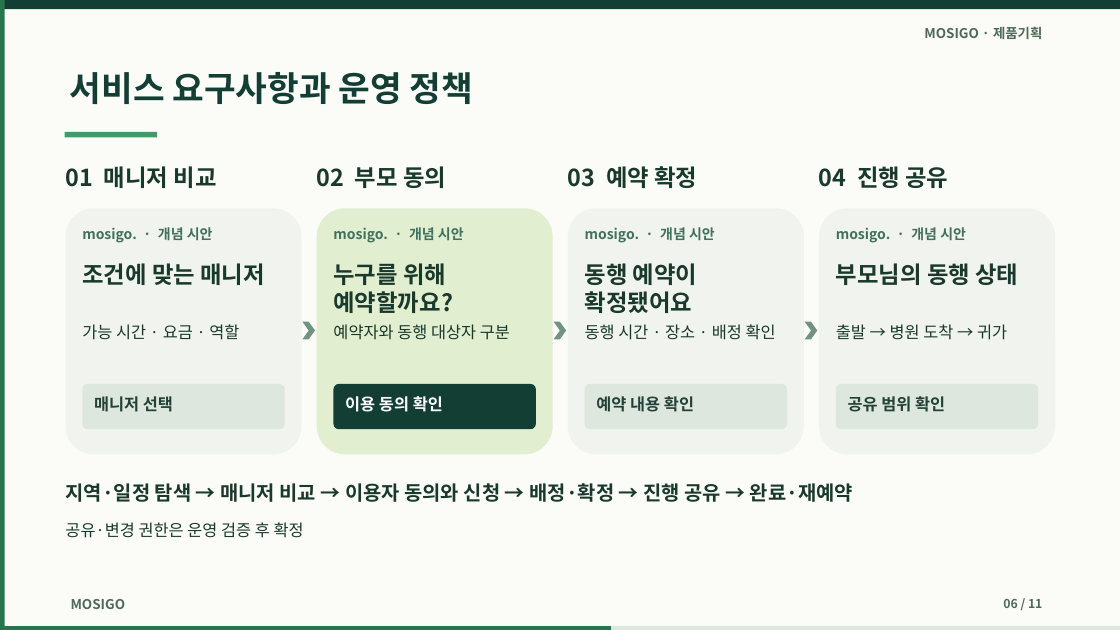
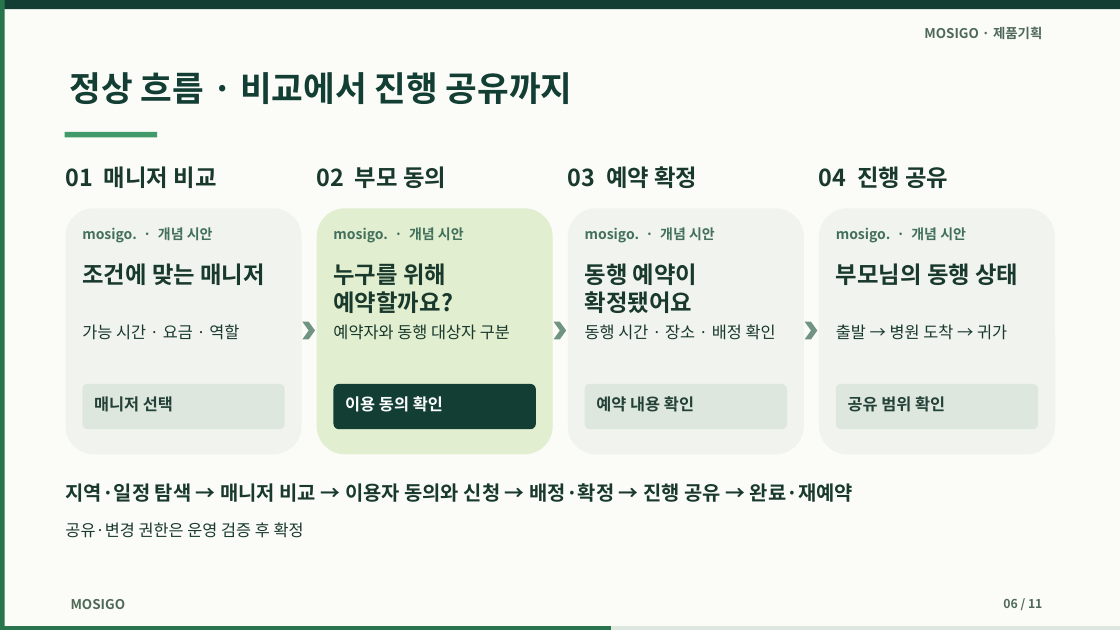
Before and after one commit to dohyunkimmm/mosigo-case-study, a slide deck: slide 6 of downloads/mosigo_report.pptx. Drawn at 1120x630 pixels with LibreOffice and Linux fonts; fonts in the diff are those of the drawing. Boxes give left, top, right and bottom in pixels: in the first picture for what was removed or moved away, otherwise in the second. Text is boxed around its words. In the diff, an @@ line names an element or a change of style, - is before the commit and + after.

```diff
--- a/downloads/mosigo_report.pptx
+++ b/downloads/mosigo_report.pptx
@@ text at <box>70,72,573,104</box>: text changed @@
-서비스 요구사항과 운영 정책
+정상 흐름 · 비교에서 진행 공유까지
```
Also in this commit, not shown: 5 other slides changed, 14 other files.
